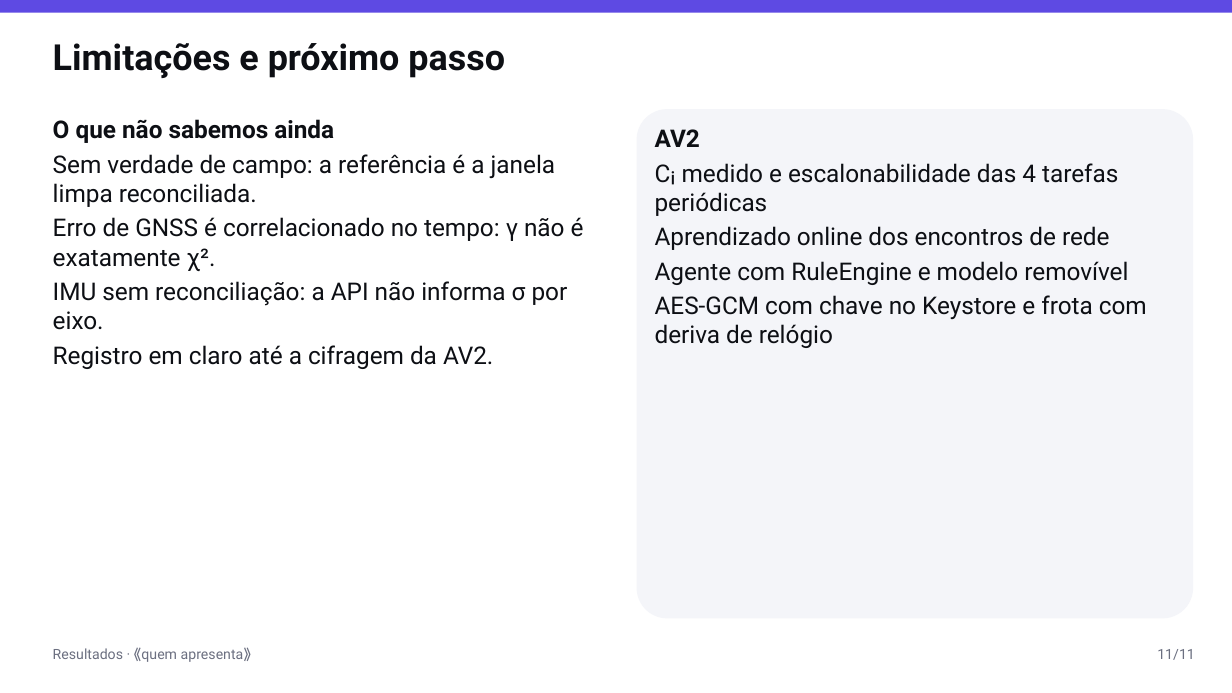
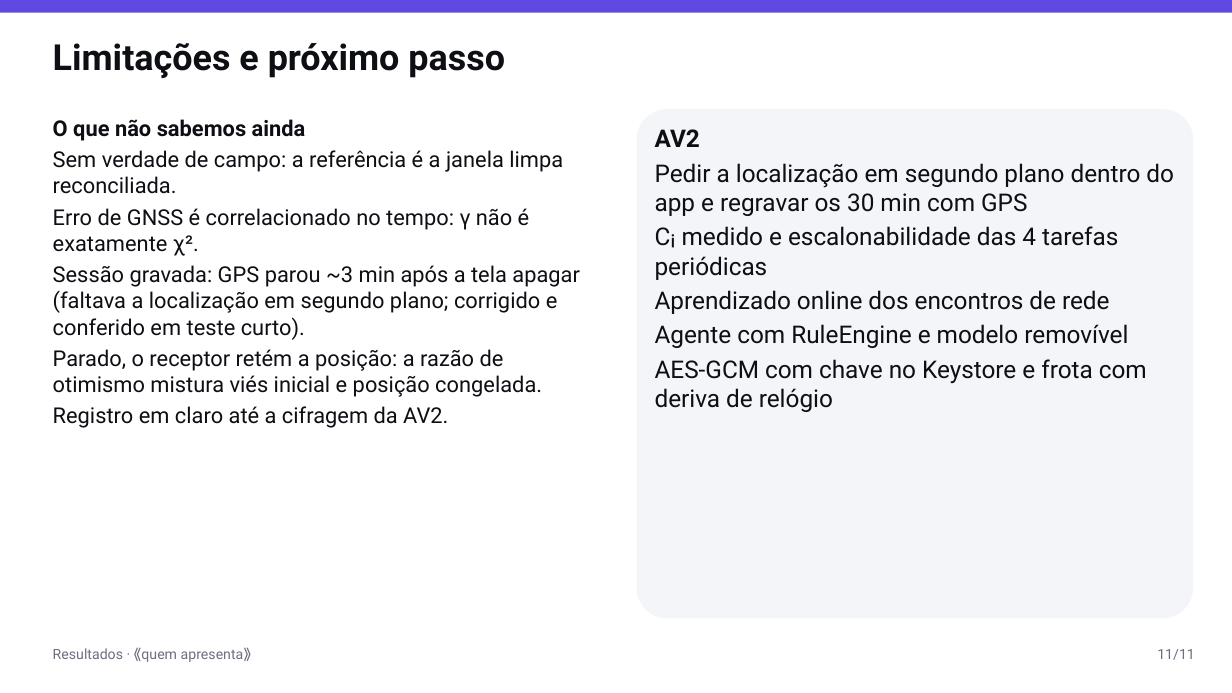
Before and after one commit to AlphaFNTZ/rastro, a slide deck: slide 11 of docs/presentations/apresentacao_I_AV1.pptx. Drawn at 1232x693 pixels with LibreOffice and Linux fonts; fonts in the diff are those of the drawing. Boxes give left, top, right and bottom in pixels: in the first picture for what was removed or moved away, otherwise in the second. Text is boxed around its words. In the diff, an @@ line names an element or a change of style, - is before the commit and + after.

```diff
--- a/docs/presentations/apresentacao_I_AV1.pptx
+++ b/docs/presentations/apresentacao_I_AV1.pptx
@@ text at (53,119,563,428): size 19 to 17 pt in "O que não sabemos ainda", "Sem verdade de campo: a referência é ...", "Erro de GNSS é correlacionado no tempo: ...", "Registro em claro até a cifragem da ..." @@
@@ text in rounded rectangle at (655,163,1174,216): paragraph added @@
+Pedir a localização em segundo plano dentro do app e regravar os 30 min com GPS
@@ text at (53,265,580,397): text changed; size 19 to 17 pt @@
-IMU sem reconciliação: a API não informa σ por eixo.
+Sessão gravada: GPS parou ~3 min após a tela apagar (faltava a localização em segundo plano; corrigido e conferido em teste curto).
+Parado, o receptor retém a posição: a razão de otimismo mistura viés inicial e posição congelada.
```
Also in this commit, not shown: 5 other slides changed, 9 other files.
